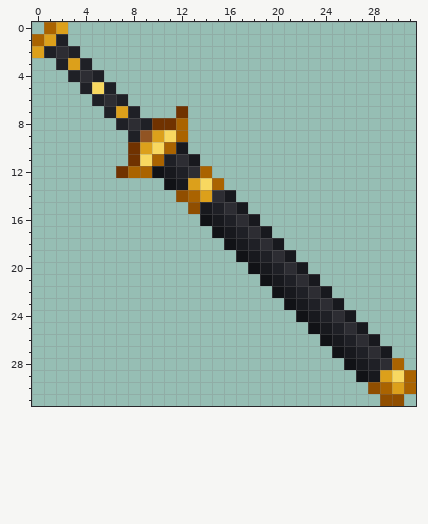
A pixel-art sprite gets an edit: Resources/Textures/SS220/Clothing/Belt/centcom_katana_sheath.rsi/sheath-katana.png. Above: the version before the commit.
The file is 32x32 pixels.
The same view after the edit:
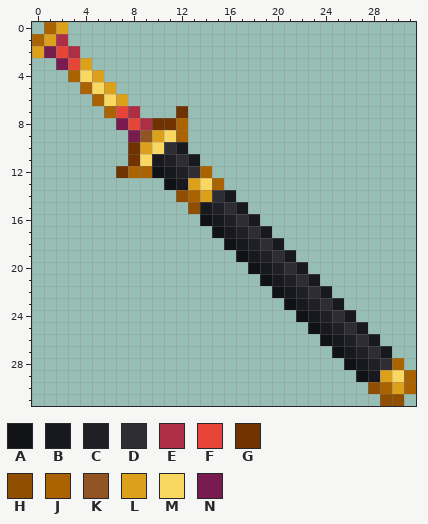
Palette (. is transparent): A #111216  B #18191e  C #1f2026  D #2d2d33  E #ad2e45  F #e64538  G #703200  H #904e00  J #aa6300  K #915423  L #dca01b  M #f8d860  N #781c4f
The exact change:
@@ x 0..13 @@
  0 .JL...........
- 1 JLC...........
- 2 LCDC..........
- 3 ..CLC.........
- 4 ...CDC........
- 5 ....CMC.......
- 6 .....CDC......
- 7 ......CLC...G.
- 8 .......CDCGGJ.
- 9 ........CKLMJ.
-10 ........GLMJB.
-11 ........GMJCDB
+ 1 JLE...........
+ 2 LNFE..........
+ 3 ..NFL.........
+ 4 ...JML........
+ 5 ....JML.......
+ 6 .....JML......
+ 7 ......JFE...G.
+ 8 .......NFEGGJ.
+ 9 ........NKLMJ.
+10 ........GLMDB.
+11 ........GMBCDB
 12 .......GJJABCD
